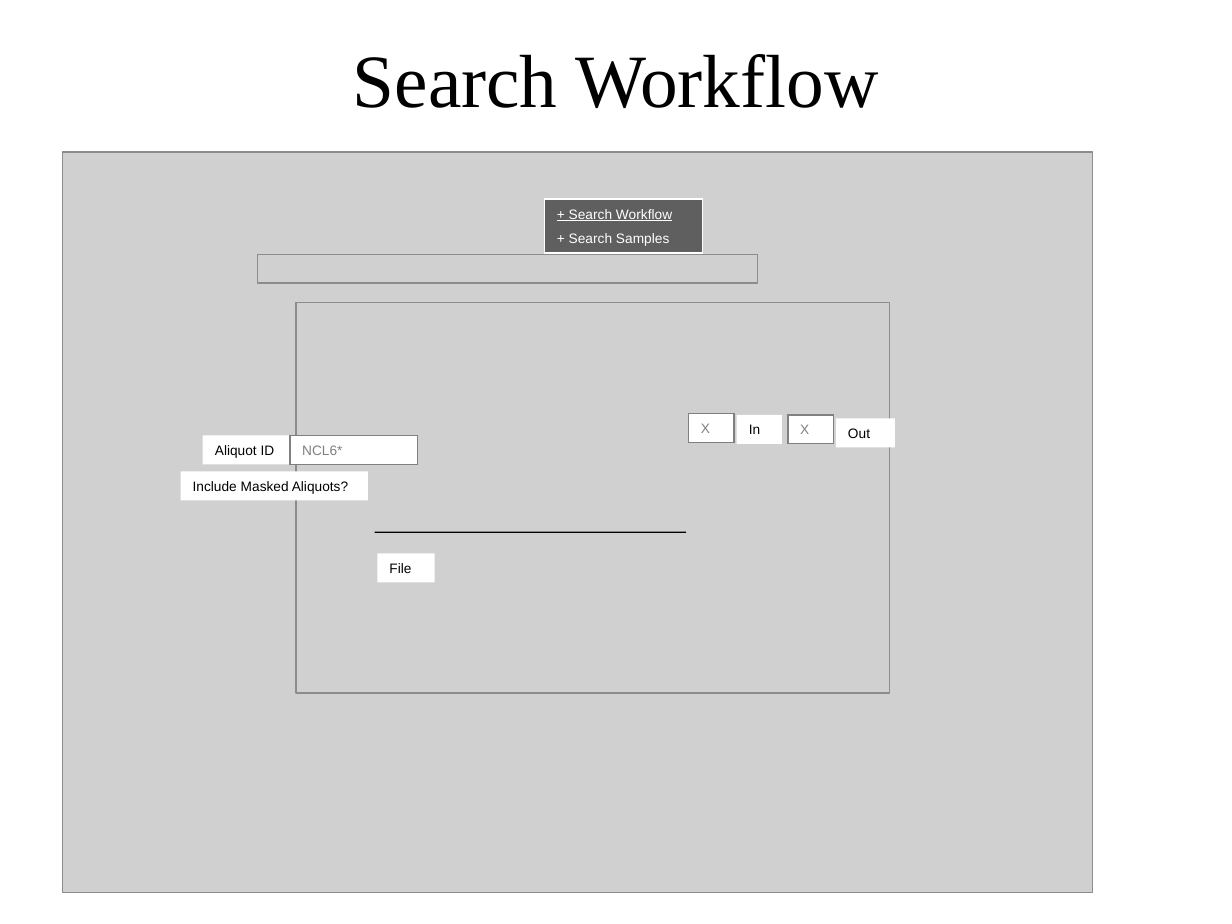
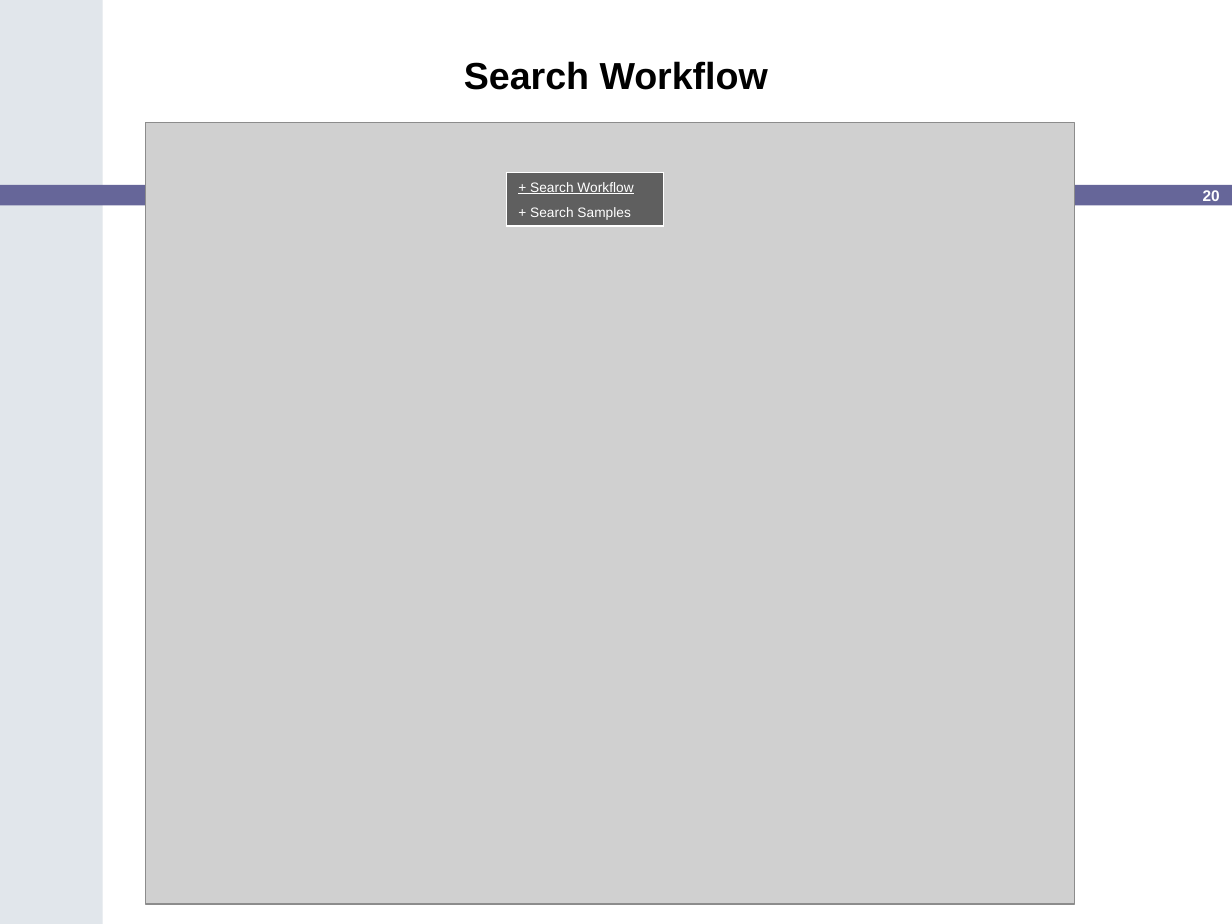
Before and after one commit to NCIP/cananolab, a slide deck: slide 20 of doc/wireframe/Wireframes.ppt (slide 23 before the commit). Drawn at 1232x924 pixels with LibreOffice and Linux fonts; fonts in the diff are those of the drawing; grey boxes stand for pictures; background and template pictures are left out. Boxes give left, top, right and bottom in pixels: in the first picture for what was removed or moved away, otherwise in the second. Text is boxed around its words. In the diff, an @@ line names an element or a change of style, - is before the commit and + after.

```diff
--- a/doc/wireframe/Wireframes.ppt
+++ b/doc/wireframe/Wireframes.ppt
@@ freeform shape added at (0,0,102,924), fill #E1E6EB @@
@@ text "Search Workflow" at (464,61,768,90): size 44 to 22 pt, font Times New Roman to Arial, bold on; line spacing 1 to 0.9 @@
@@ picture: place and size @@
-picture at (296,302,890,692)
+picture at (145,123,1074,904)
@@ picture removed at (63,152,1093,892) @@
@@ rectangle "+ Search Workflow": place and size @@
-rectangle "+ Search Workflow" at (545,200,702,254)
+rectangle "+ Search Workflow" at (506,172,664,227)
@@ rounded rectangle added at (0,185,1232,206), fill #666699 @@
@@ page number added at (1203,190,1220,201), 9 pt, text #FFFFFF, bold @@
+20
@@ picture removed at (257,255,758,283) @@
@@ rectangle removed at (689,413,734,442) @@
-X
@@ rectangle removed at (737,415,782,445) @@
-In
@@ rectangle removed at (788,415,834,445) @@
-X
@@ rectangle removed at (835,419,894,448) @@
-Out
@@ rectangle removed at (203,435,391,464) @@
-Aliquot ID
@@ rectangle removed at (290,435,416,464) @@
-NCL6*
@@ rectangle removed at (181,472,368,501) @@
-Include Masked Aliquots?
@@ line removed from (375, 532) to (686, 532) @@
@@ rectangle removed at (377,553,435,583) @@
-File
```
Also in this commit, not shown: 17 other slides changed, 6 slides added, 9 slides removed.
